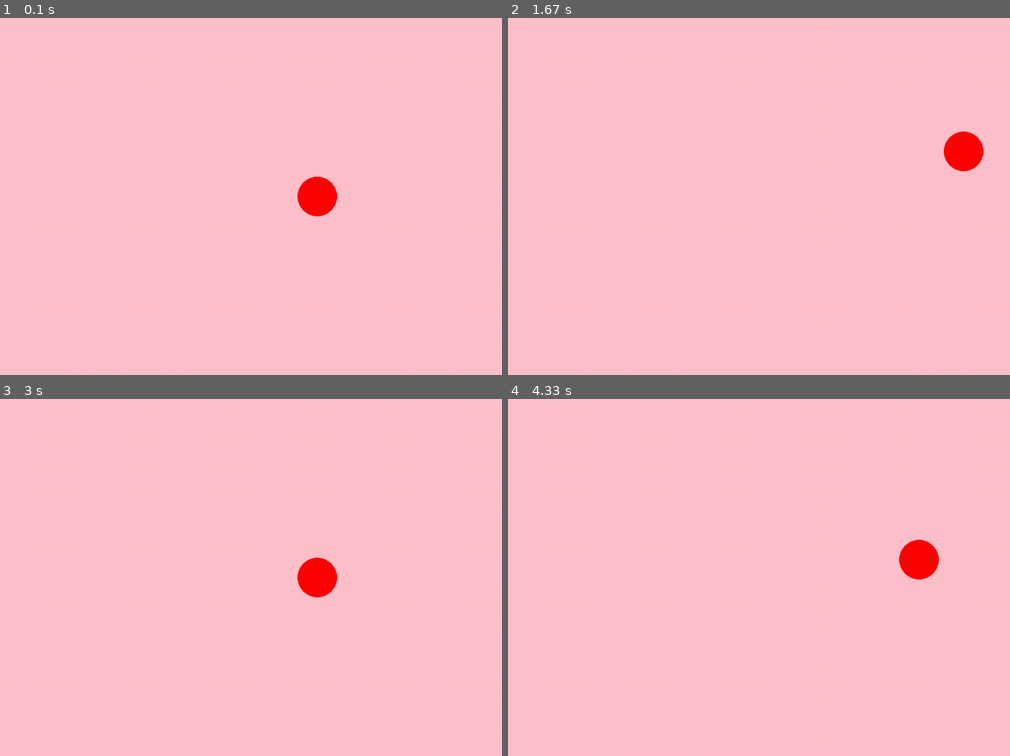
Above: before the commit, frames 1-4 (two rows, left to right).
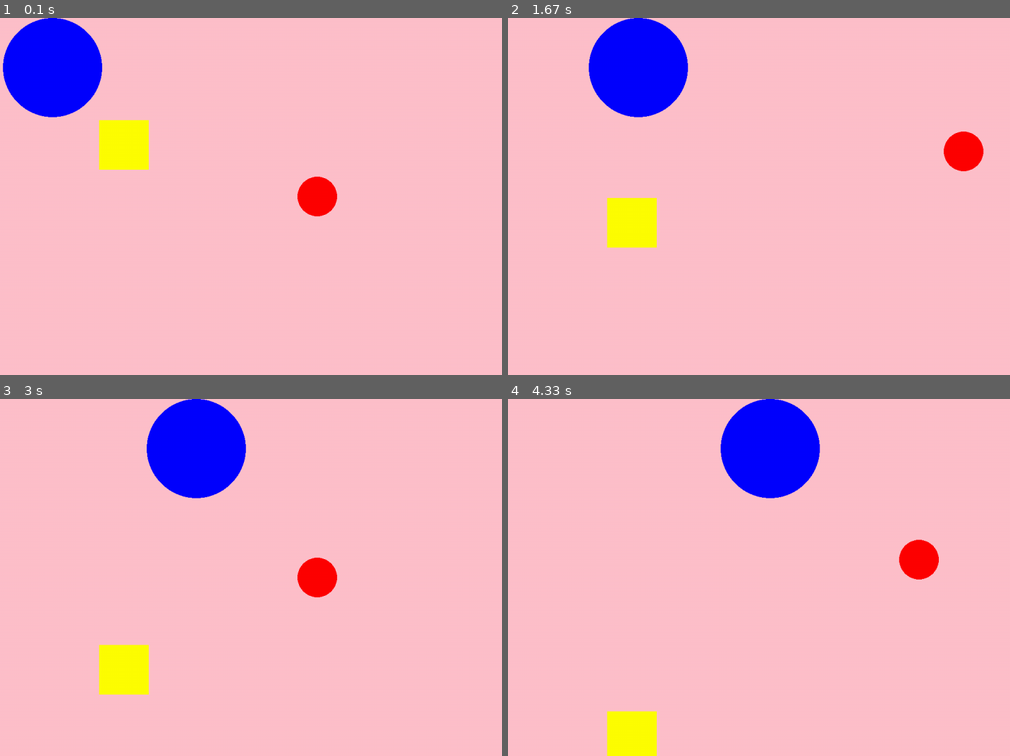
Above: after the commit, the same moments.

Repository: jurinakada/Mypygame1
Game: pygame game, started from main.py
The game is run twice, just before and just after one commit, with the same random seed, the same clock (stepped at 60 frames per second) and the same inputs.
Inputs:
- Up to frame 1 (0.1 s): no input
- Up to frame 2 (1.67 s): hold D 0.33-0.8 s; hold W 0.83-1.13 s; hold D 1.17-1.63 s
- Up to frame 3 (3 s): hold A 1.67-2.2 s; hold S 2.23-2.53 s; hold A 2.57-2.97 s
- Up to frame 4 (4.33 s): hold W 3-3.37 s; hold D 3.4-4.03 s; hold S from 4.07 s (still down)

The runs differ from the first frame. In frame 1, 5.7% of the frame differs, in the area x 0-30%, y 0-43%; in frame 2, 5.7%; in frame 3, 5.7%, in the area x 19-50%, y 0-83%; in frame 4, 5.6%.

Commit message:
add enemy. add some movements for each enemies. need to add boundaries for enemies.

Diff:
--- a/main.py
+++ b/main.py
@@ -5,8 +5,17 @@
 
 screen = pygame.display.set_mode((1280, 720))
 pygame.display.set_caption("My first Pygame")
+#player object settings
 player_pos = pygame.Vector2(screen.get_width() / 2, screen.get_height() / 2)
 dt = 0
+player_speed = 300
+
+#enemy object settings
+enemy_pos = pygame.Vector2(100, 100)
+
+enemy_pos2 = pygame.Vector2(200, 200)
+
+
 clock = pygame.time.Clock()
 running = True
 while running:
@@ -21,14 +30,19 @@
 
     keys = pygame.key.get_pressed()
     if keys[pygame.K_w]:
-        player_pos.y -= 300 * dt
+        player_pos.y -= player_speed * dt
     if keys[pygame.K_s]:
-        player_pos.y += 300 * dt
+        player_pos.y += player_speed * dt
     if keys[pygame.K_a]:
-        player_pos.x -= 300 * dt
+        player_pos.x -= player_speed * dt
     if keys[pygame.K_d]:
-        player_pos.x += 300 * dt
+        player_pos.x += player_speed * dt
 
+    pygame.draw.circle(screen,"blue",enemy_pos, 100)
+    enemy_pos.x += 100 * dt
+
+    pygame.draw.rect(screen,"yellow",pygame.Rect(enemy_pos2.x, enemy_pos2.y, 100, 100))
+    enemy_pos2.y += 100 * dt
 
     pygame.display.flip()
     dt = clock.tick(60) / 1000
